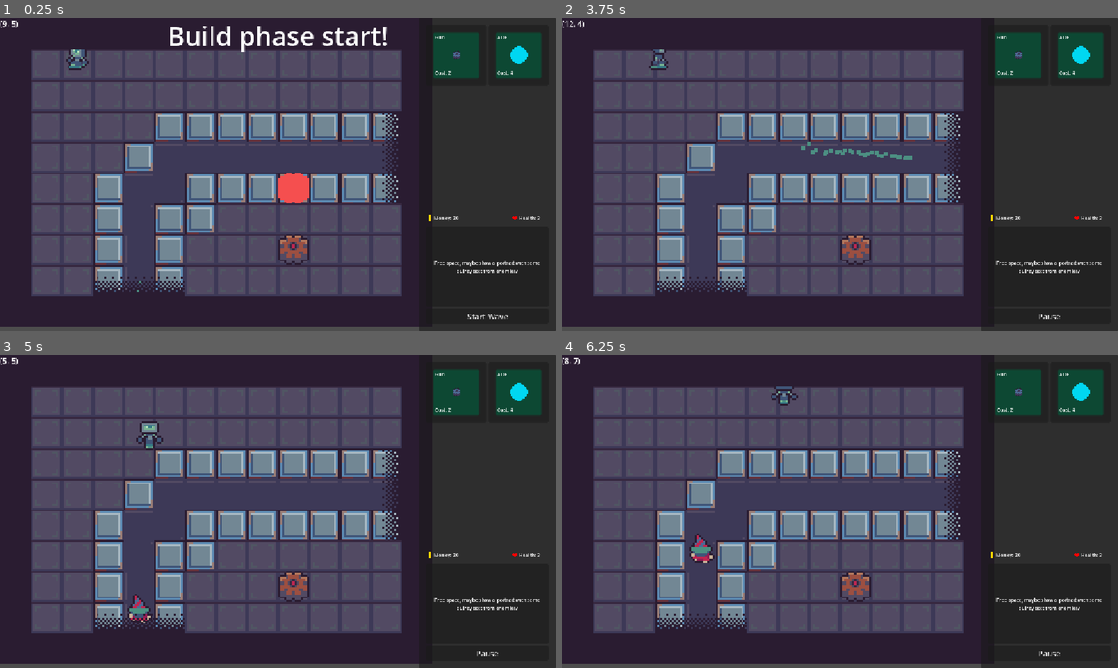
Above: before the commit, frames 1-4 (two rows, left to right).
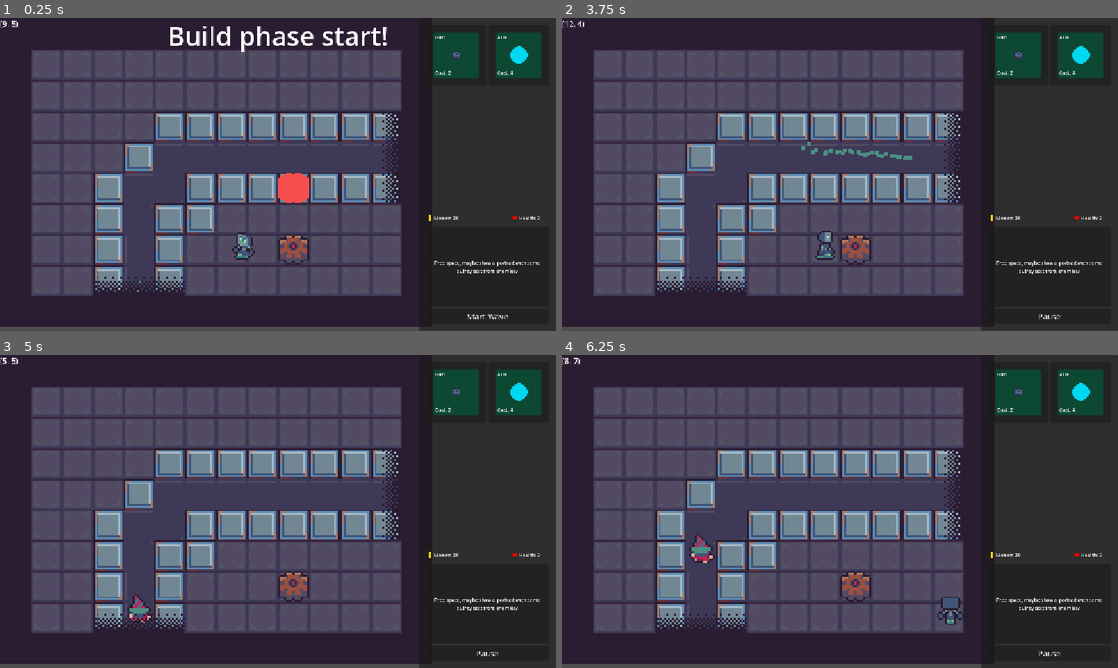
Above: after the commit, the same moments.

Repository: aughckt/spin-to-win
Game: Godot game, scene res://structure/level_manager.tscn
Same seed, same stepped clock (60 frames per second), same inputs: the game is played once before the commit and once after it. The engine's default icon, where the game draws it, is replaced by a stand-in: a white triangle on a blue panel in a dark square.
Inputs (mouse positions are in pixels of both pictures, inside the frame that each line leads up to):
- Up to frame 1 (0.25 s): no input
- Up to frame 2 (3.75 s): click "Start Wave" at 0.5 s; click (1017, 55) at 1.27 s; click "Pause" at 2 s; click "Continue" at 2.75 s; move the mouse to (962, 158) at 3.52 s; hold D (right) from 3.53 s (still down); hold Mouse wheel down (scroll_down) from 3.53 s (still down); click (962, 158) at 3.67 s
- Up to frame 3 (5 s): move the mouse to (166, 527) at 4.27 s; release D (right) at 4.28 s; release Mouse wheel down (scroll_down) at 4.28 s; hold S (down) from 4.28 s (still down); tap Mouse wheel up (scroll_up) at 4.35 s
- Up to frame 4 (6.25 s): move the mouse to (895, 442) at 5.02 s; release S (down) at 5.03 s; hold D (right) 5.03-5.78 s; hold Shift (toggle_wave) 5.03-5.78 s; move the mouse to (812, 574) at 5.77 s; hold W (up) from 5.78 s (still down); tap Mouse wheel down (scroll_down) at 5.85 s; click (812, 574) at 5.92 s

The runs differ from the first frame. In frame 1, 0.4% of the frame differs, in the area x 11-46%, y 10-78%; in frame 2, 0.3%; in frame 3, 0.2%; in frame 4, 0.3%.

Commit message:
trooper health now set on spawn

Diff:
--- a/structure/levels/level_aoe_intro.tscn
+++ b/structure/levels/level_aoe_intro.tscn
@@ -20,4 +20,7 @@
 [node name="GearMap" parent="Environment" parent_id_path=PackedInt32Array(123182581) index="4" unique_id=916456414]
 tile_map_data = PackedByteArray("AAAJAAcAAAABAAAAAAA=")
 
+[node name="Player" parent="Environment" parent_id_path=PackedInt32Array(123182581) index="12" unique_id=1382910038]
+position = Vector2(505, 488)
+
 [editable path="Environment"]
--- a/structure/trooper_spawner.gd
+++ b/structure/trooper_spawner.gd
@@ -38,6 +38,7 @@
 	trooper.reparent.call_deferred(Env.INST.troopers)
 	trooper.global_position = spawn_point
 	trooper.target_pos = trooper.global_position
+	trooper.hp = Trooper.MAX_HP
 	trooper.setup()
 
 
--- a/troopers/trooper.tscn
+++ b/troopers/trooper.tscn
@@ -165,7 +165,6 @@
 sprite = NodePath("AnimatedSprite2D")
 
 [node name="CollisionShape2D" type="CollisionShape2D" parent="." unique_id=807592597]
-visible = false
 shape = SubResource("CircleShape2D_idurc")
 
 [node name="AnimatedSprite2D" type="AnimatedSprite2D" parent="." unique_id=1506180497]
